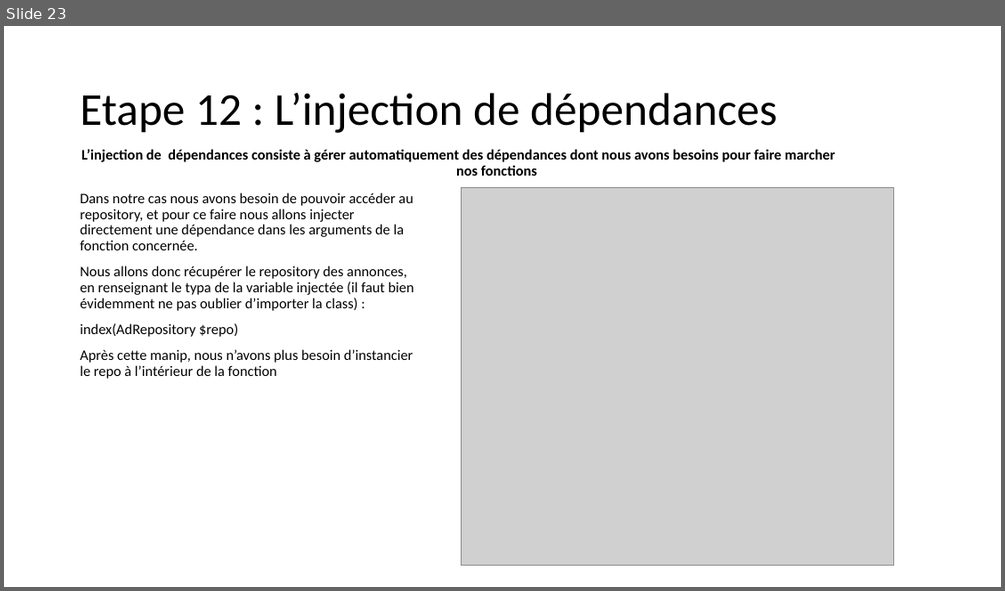
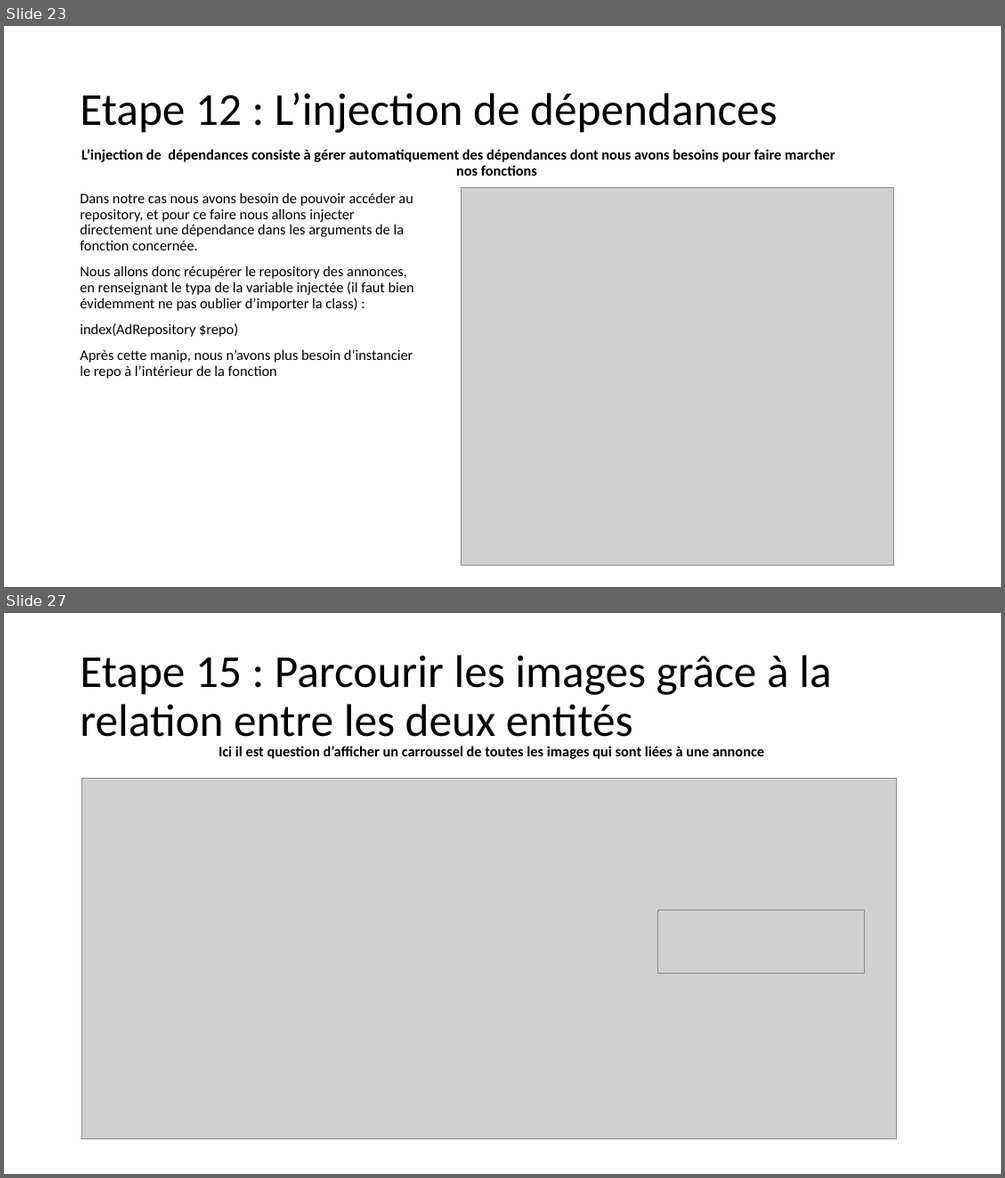
Before and after one commit to SAMTHP/TP_AFPAA, a slide deck: Apprendre symfony.pptx. Shown one above the other, each under a label of ours: slide 23 before the commit, slides 23 and 27 after it; the slides between them are not shown. The pictures are 1005x591 and 1005x1178 pixels, drawn with LibreOffice and Linux fonts; fonts in the diff are those of the drawing; grey boxes stand for pictures. Boxes give left, top, right and bottom in pixels: in the first picture for what was removed or moved away, otherwise in the second. Text is boxed around its words. In the diff, an @@ line names an element or a change of style, - is before the commit and + after.

```diff
--- a/Apprendre symfony.pptx
+++ b/Apprendre symfony.pptx
@@ slide 27 added at (4, 613, 1001, 1174), background #FFFFFF @@
@@ title added at (80, 655, 831, 747), 44 pt, text #000000 @@
+Etape 15 : Parcourir les images grâce à la relation entre les deux entités
@@ text added at (218, 746, 764, 759), 14 pt, text #000000, bold @@
+Ici il est question d’afficher un carroussel de toutes les images qui sont liées à une annonce
@@ picture added at (81, 779, 897, 1139) @@
@@ picture added at (657, 910, 865, 973) @@
```
Also in this commit, not shown: 1 slide changed, 6 other slides added, 1 other file.
